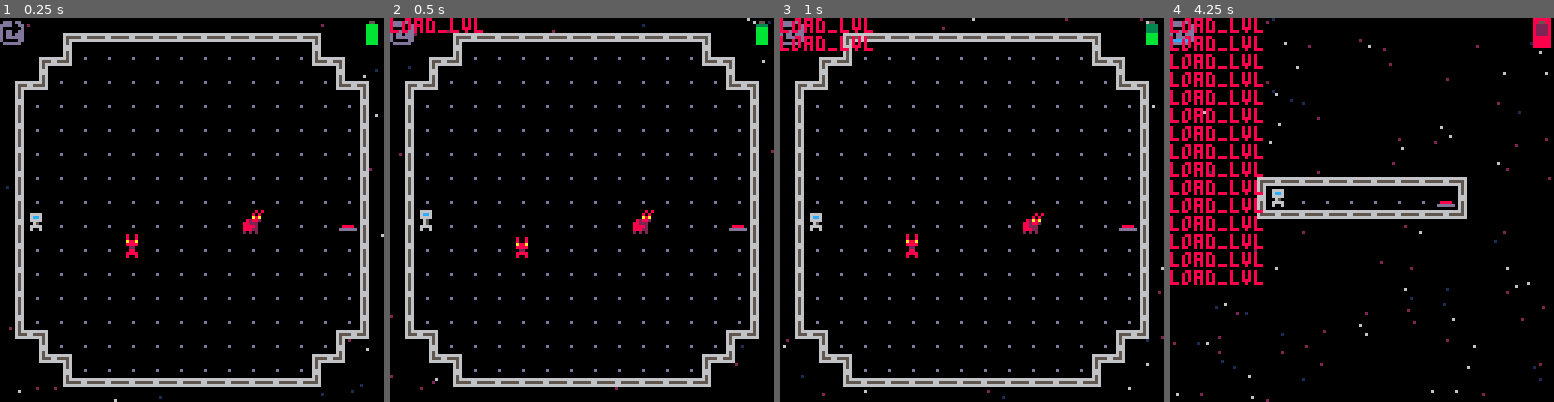
Above: before the commit, frames 1-4 (left to right).
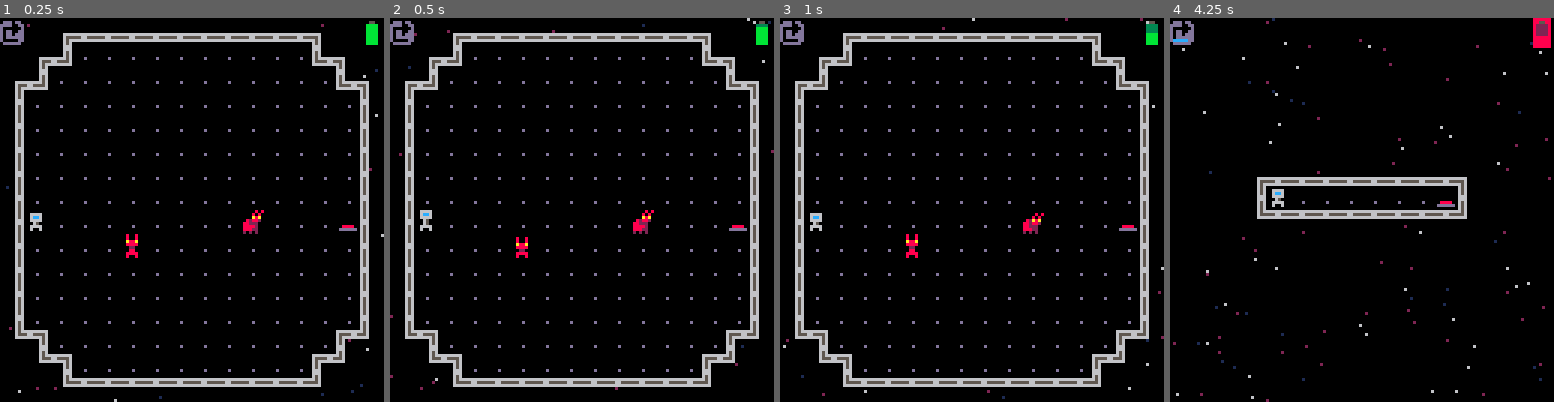
Above: after the commit, the same moments.

Repository: camerondugan/Pico8-Cartridges
Game: PICO-8 cartridge mygames/arbidor.p8
The game is run twice, just before and just after one commit, with the same random seed, the same clock (stepped at 60 frames per second) and the same inputs.
Inputs:
- Up to frame 1 (0.25 s): no input
- Up to frame 2 (0.5 s): tap X (X key) at 0.33 s
- Up to frame 3 (1 s): tap O (Z key) at 0.7 s
- Up to frame 4 (4.25 s): tap X (X key) at 1.07, 1.85, 2.97, 4.08 s; hold Right 1.6-2.1 s; tap O (Z key) every 0.4 s from 1.7 to 4.1 s; hold Up 2.15-2.42 s; hold Right 2.47-3.03 s; hold Left 3.08-3.58 s; hold Down 3.63-3.97 s; hold Right from 4.02 s (still down)

Frame 1 is identical in both runs. In frame 2, 0.4% of the frame differs, in the area x 0-25%, y 0-4%; in frame 3, 0.8%; in frame 4, 6.1%, in the area x 0-25%, y 0-70%.

Commit message:
fixed missing floor bug, by adding extra flr tiles

Diff:
--- a/mygames/arbidor.p8
+++ b/mygames/arbidor.p8
@@ -92,7 +92,7 @@
 			print(i,8)
 		end
 	end
-	--d={}
+	d={}
 end
 
 function update_tiles()
@@ -194,21 +194,20 @@
 end
 
 function load_lvl(num)
-	add(d,"load_lvl")
-		if (num != nil) then
-			this_lvl=num
-		else
-			bat_warn=true
-			doom-=20
-		end
-		init_map()
-		players={}
-		tiles={}
-		npcs={}
-		p_start_pos={}
-		init_tiles()
-		init_npcs()
-		init_★()
+	if (num != nil) then
+		this_lvl=num
+	else
+		bat_warn=true
+		doom-=20
+	end
+	init_map()
+	players={}
+	tiles={}
+	npcs={}
+	p_start_pos={}
+	init_tiles()
+	init_npcs()
+	init_★()
 end
 
 -->8
@@ -1015,7 +1014,6 @@
 		add(tiles,new_flr_tile(i*8,k*8))
 		if (noc) add(npcs,new_bunny((i-mx)*8,(k-my)*8,55))
 	elseif(npc==38 and noc) then
-		add(d,noc)
 		add(tiles,new_flr_tile(i*8,k*8))
 		if (noc) add(npcs,new_core((i-mx)*8,(k-my)*8))
 	end
